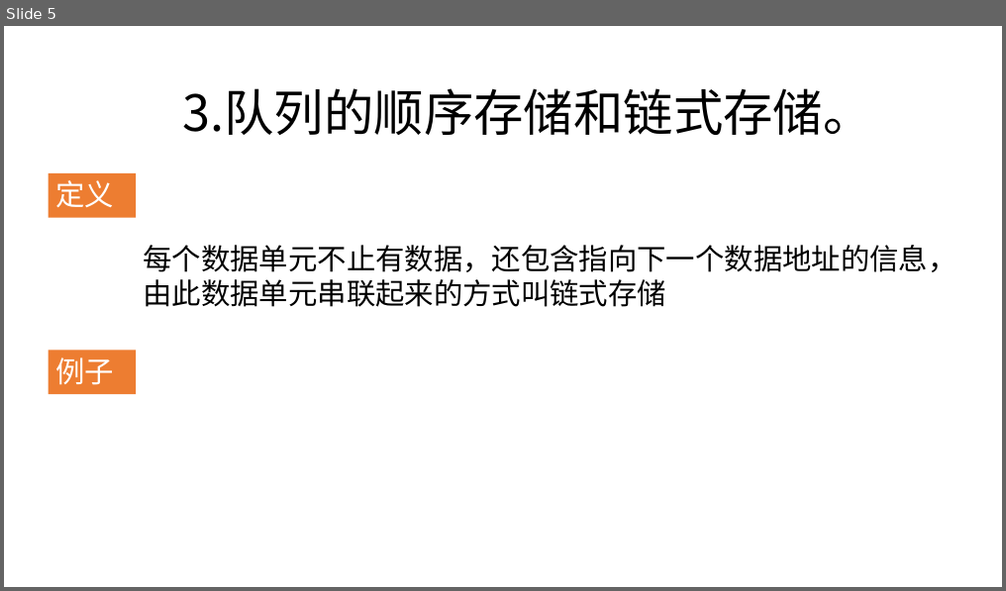
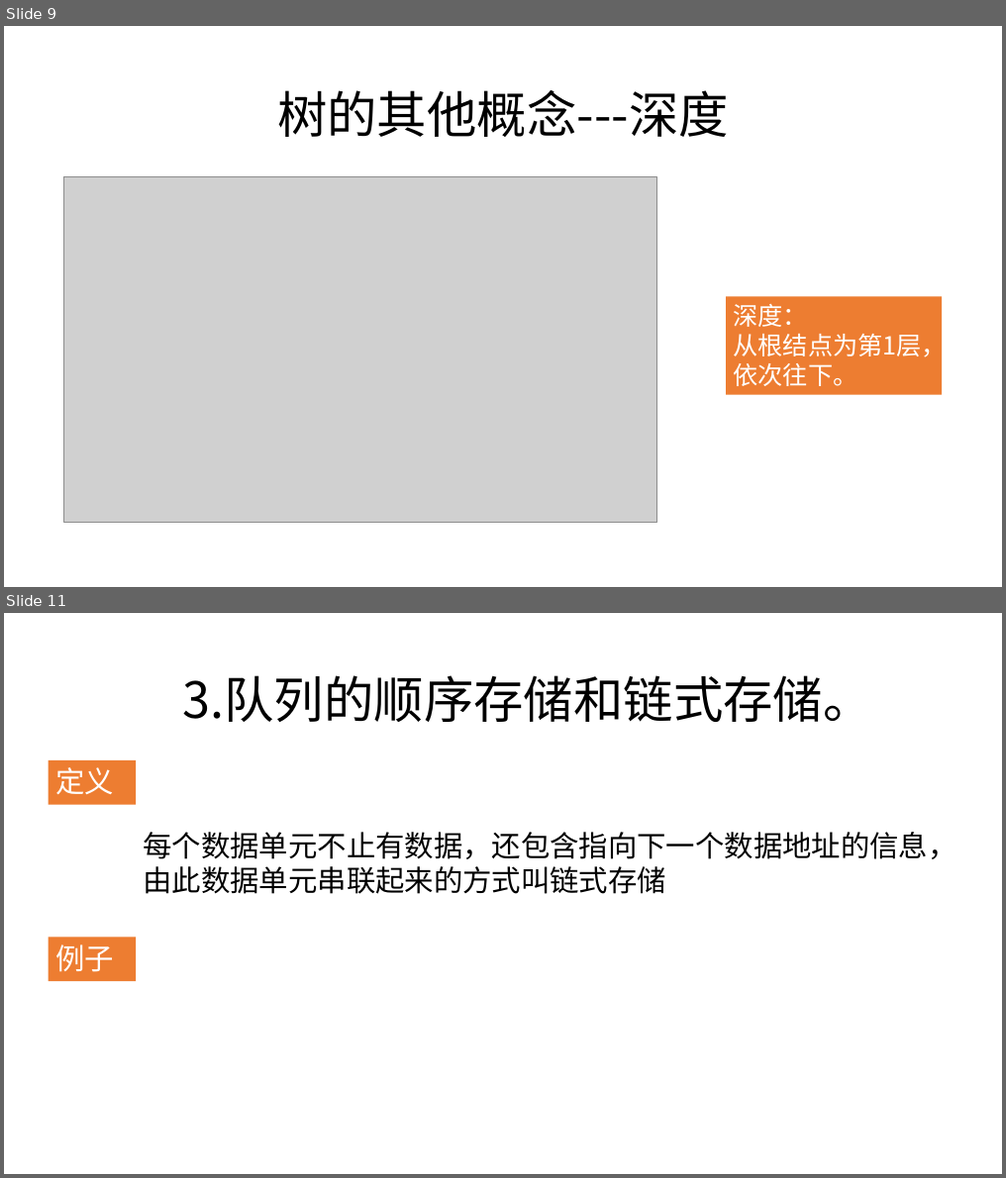
Before and after one commit to zjyesir/hmc_data_structure, a slide deck: ppt/6.树和二叉树.pptx. Shown one above the other, each under a label of ours: slide 5 before the commit, slides 9 and 11 after it; the slides between them are not shown. The pictures are 1006x591 and 1006x1178 pixels, drawn with LibreOffice and Linux fonts; fonts in the diff are those of the drawing; grey boxes stand for pictures; background and template pictures are left out. Boxes give left, top, right and bottom in pixels: in the first picture for what was removed or moved away, otherwise in the second. Text is boxed around its words. In the diff, an @@ line names an element or a change of style, - is before the commit and + after.

```diff
--- a/ppt/6.树和二叉树.pptx
+++ b/ppt/6.树和二叉树.pptx
@@ slide 9 added at box(4, 26, 1002, 587), background picture (left out) @@
@@ text added at box(277, 90, 729, 137), 48 pt, text #000000 @@
+树的其他概念---深度
@@ picture added at box(63, 177, 656, 523) @@
@@ rectangle added at box(726, 297, 943, 395), fill #ED7D31, 24 pt, text #FFFFFF @@
+深度：
+从根结点为第1层，依次往下。
@@ what was slide 5 is now slide 11 @@
```
Also in this commit, not shown: 4 slides changed, 5 other slides added, 2 other files.
